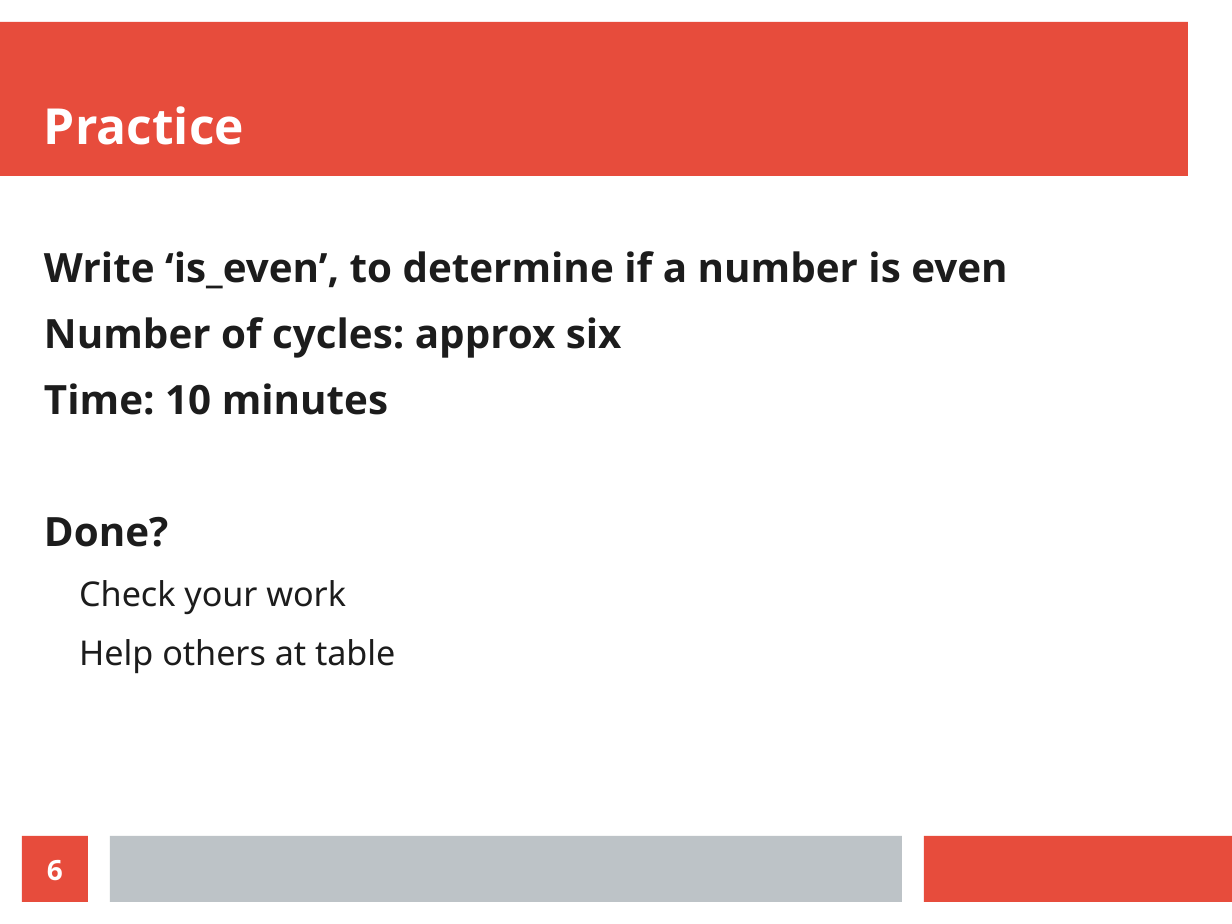
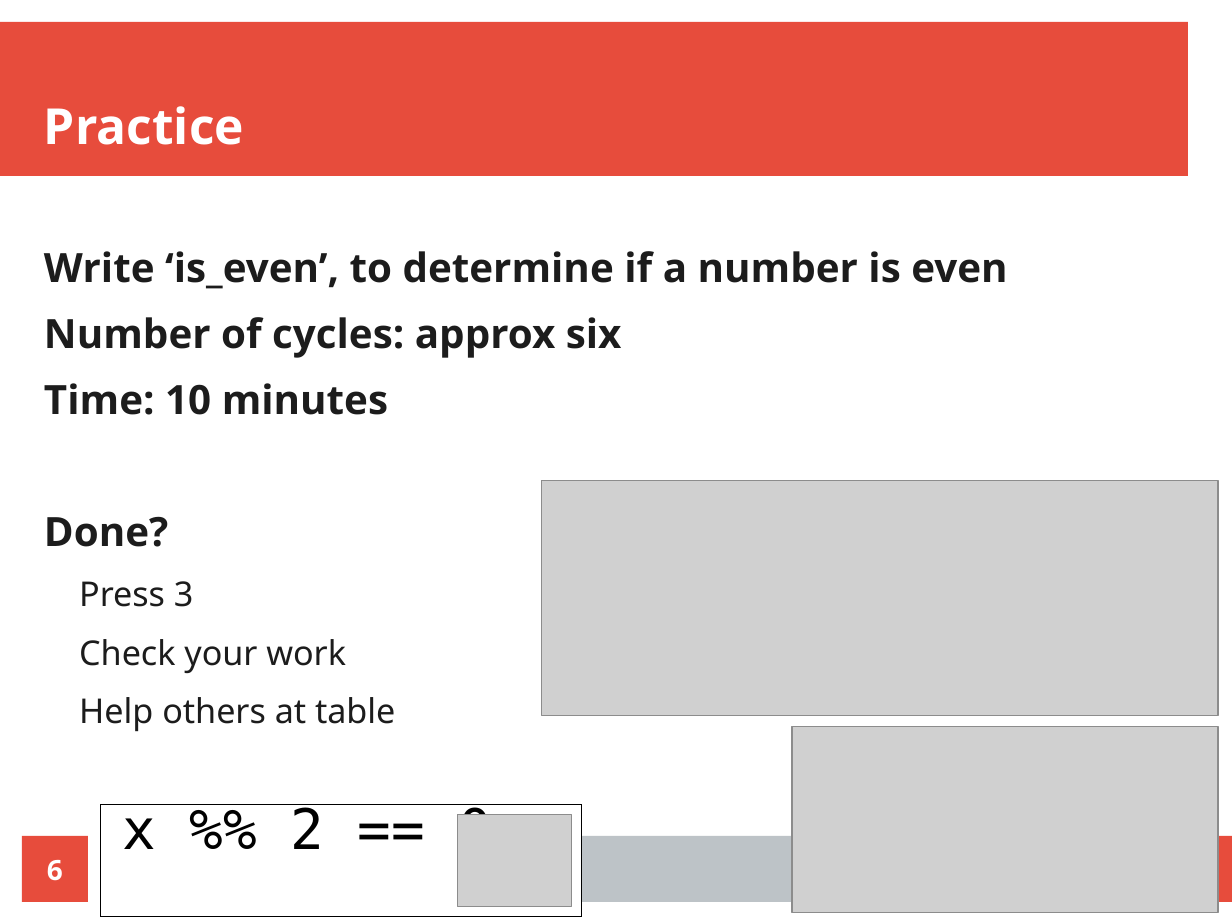
Before and after one commit to richelbilderbeek/nlseb_tdd_20210420, a slide deck: slide 6 of nlseb_tdd_20210420.odp. Drawn at 1232x924 pixels with LibreOffice and Linux fonts; fonts in the diff are those of the drawing; grey boxes stand for pictures. Boxes give left, top, right and bottom in pixels: in the first picture for what was removed or moved away, otherwise in the second. Text is boxed around its words. In the diff, an @@ line names an element or a change of style, - is before the commit and + after.

```diff
--- a/nlseb_tdd_20210420.odp
+++ b/nlseb_tdd_20210420.odp
@@ picture added at [542,481,1219,715] @@
@@ text at [79,581,194,607]: paragraph added @@
+  Press 3
@@ picture added at [793,727,1219,912] @@
@@ rectangle added at [101,805,581,917], fill #FFFFFF, outline #000000 0 pt, 36 pt, text #000000 @@
+x %% 2 == 0
@@ picture added at [457,815,571,907] @@
```
Also in this commit, not shown: 11 other slides changed, 4 slides added, 4 slides removed, 8 other files.
